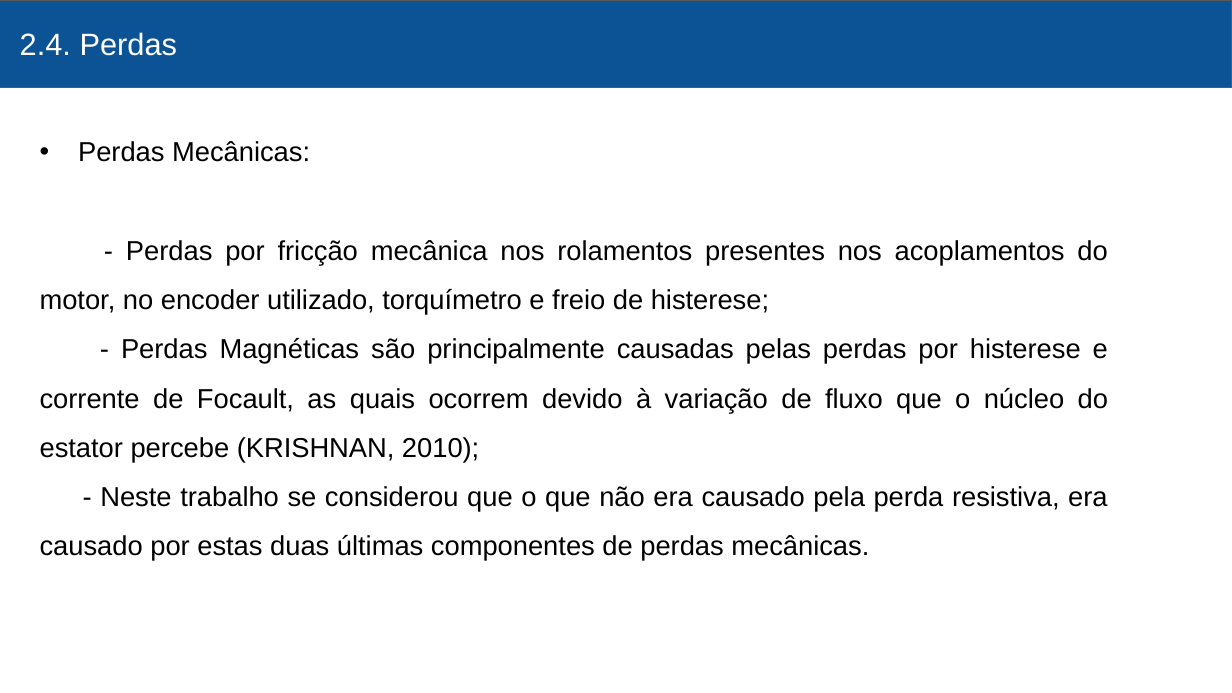
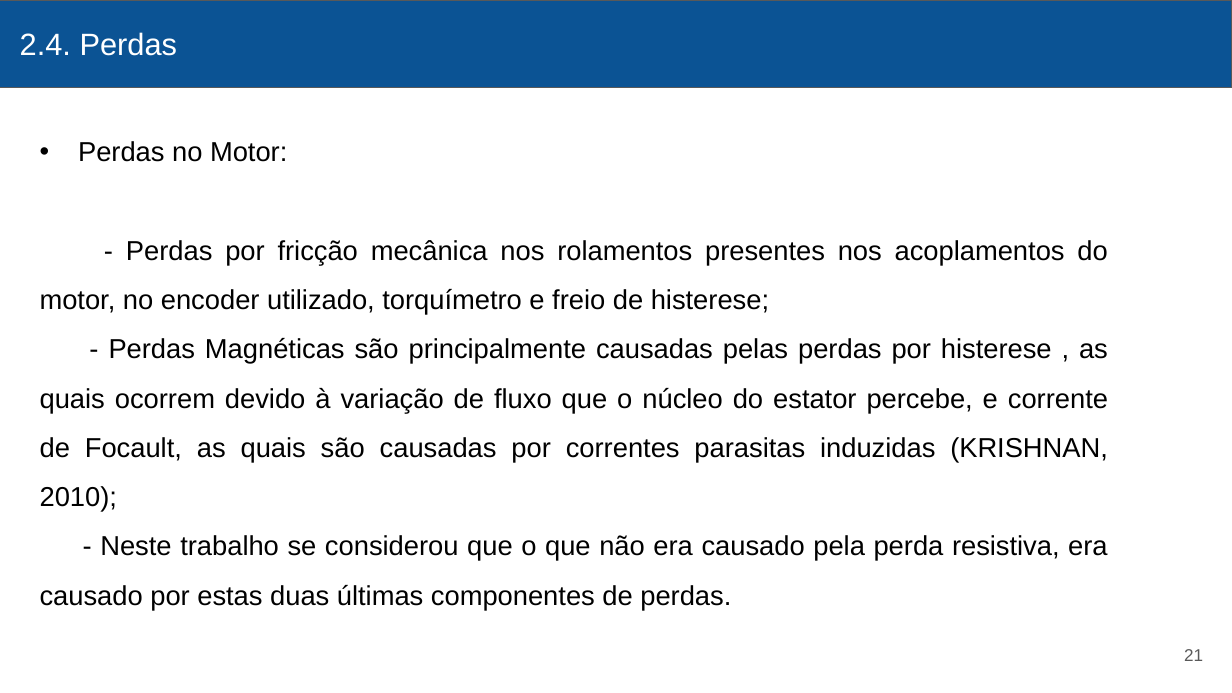
Before and after one commit to victormenegon/texto, a slide deck: slide 21 of ApresentacaoTCC.pptx (slide 22 before the commit). Drawn at 1232x693 pixels with LibreOffice and Linux fonts; fonts in the diff are those of the drawing. Boxes give left, top, right and bottom in pixels: in the first picture for what was removed or moved away, otherwise in the second. Text is boxed around its words. In the diff, an @@ line names an element or a change of style, - is before the commit and + after.

```diff
--- a/ApresentacaoTCC.pptx
+++ b/ApresentacaoTCC.pptx
@@ text at [78,141,287,162]: text changed @@
-• Perdas Mecânicas:
+• Perdas no Motor:
@@ text at [40,338,1108,610]: text changed @@
-- Perdas Magnéticas são principalmente causadas pelas perdas por histerese e corrente de Focault, as quais ocorrem devido à variação de fluxo que o núcleo do estator percebe (KRISHNAN, 2010);
-- Neste trabalho se considerou que o que não era causado pela perda resistiva, era causado por estas duas últimas componentes de perdas mecânicas.
+- Perdas Magnéticas são principalmente causadas pelas perdas por histerese , as quais ocorrem devido à variação de fluxo que o núcleo do estator percebe, e corrente de Focault, as quais são causadas por correntes parasitas induzidas (KRISHNAN, 2010);
+- Neste trabalho se considerou que o que não era causado pela perda resistiva, era causado por estas duas últimas componentes de perdas.
@@ page number added at [1184,649,1203,661], 10 pt, text #595959 @@
+21
```
Also in this commit, not shown: 40 other slides changed, 5 slides added, 11 slides removed, 1 other file.
